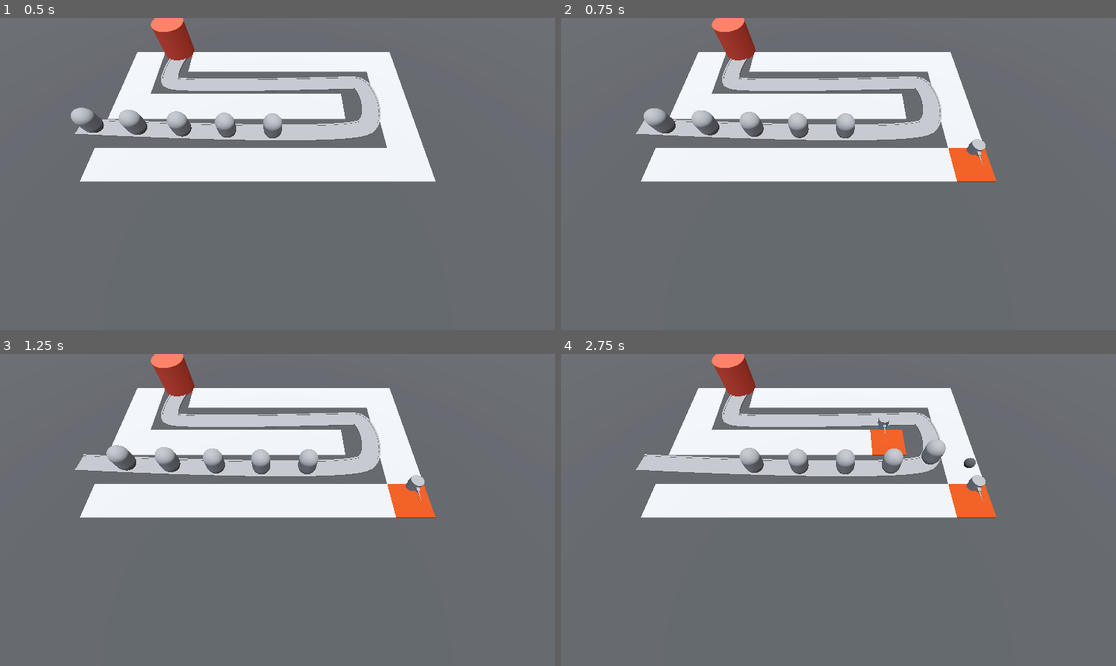
Above: before the commit, frames 1-4 (two rows, left to right).
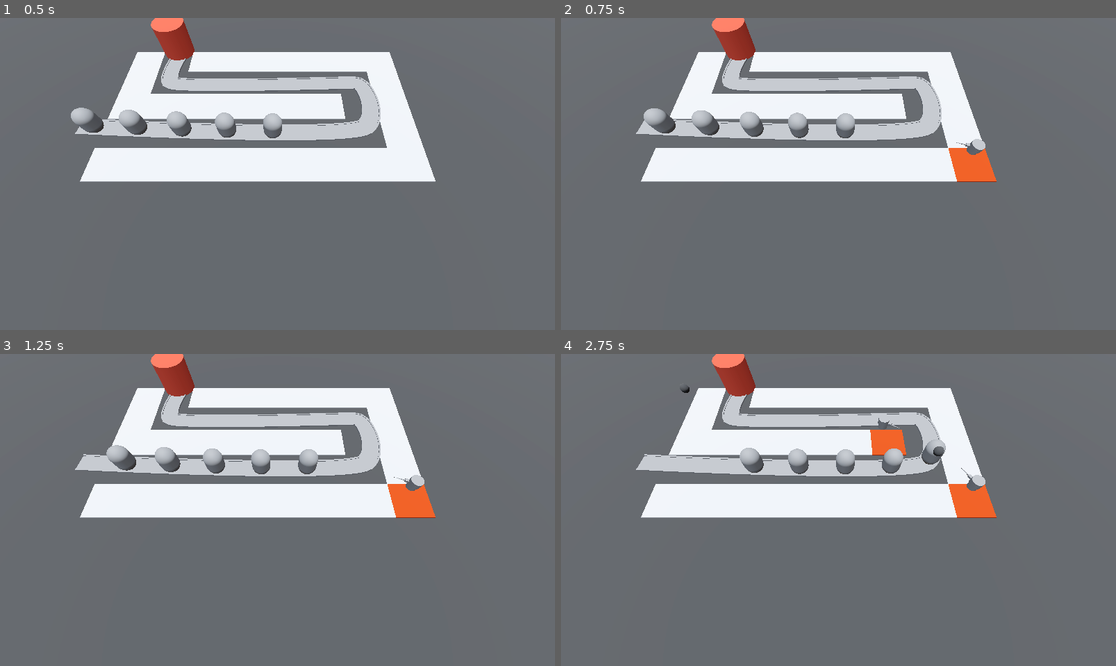
Above: after the commit, the same moments.

Repository: AlexanderMendivil/barbarian_blaster
Game: Godot game, scene res://BaseLevel.tscn
Same seed, same stepped clock (60 frames per second), same inputs: the game is played once before the commit and once after it.
Inputs (mouse positions are in pixels of both pictures, inside the frame that each line leads up to):
- Up to frame 1 (0.5 s): no input
- Up to frame 2 (0.75 s): move the mouse to (960, 158) at 0.52 s; click (960, 158) at 0.6 s
- Up to frame 3 (1.25 s): no input
- Up to frame 4 (2.75 s): move the mouse to (727, 525) at 1.27 s; click (727, 525) at 1.35 s; move the mouse to (894, 441) at 2.02 s; click (894, 441) at 2.1 s

Frame 1 is identical in both runs. In frame 2, less than 0.1% of the frame differs, in the area x 71-76%, y 39-47%; in frame 3, less than 0.1%; in frame 4, 0.2%, in the area x 21-76%, y 10-47%.

Commit message:
aim to the enemies

Diff:
--- a/BaseLevel.tscn
+++ b/BaseLevel.tscn
@@ -121,6 +121,7 @@
 [node name="Base" parent="." instance=ExtResource("3_bkals")]
 transform = Transform3D(1, 0, 0, 0, 1, 0, 0, 0, 1, -13.9362, 2.81641, -8.2)
 
-[node name="TurretManager" type="Node3D" parent="."]
+[node name="TurretManager" type="Node3D" parent="." node_paths=PackedStringArray("enemy_path")]
 script = ExtResource("5_jv8at")
 turret = ExtResource("6_x1pfu")
+enemy_path = NodePath("../Path3D")
--- a/TurretManager.gd
+++ b/TurretManager.gd
@@ -1,6 +1,7 @@
 extends Node3D
 
 @export var turret: PackedScene
+@export var enemy_path: Path3D
 
 func _process(delta):
 	pass
@@ -9,3 +10,4 @@
 	var new_turret = turret.instantiate()
 	add_child(new_turret)
 	new_turret.global_position = turret_position
+	new_turret.enemy_path = enemy_path
--- a/bullet/bullet.gd
+++ b/bullet/bullet.gd
@@ -2,7 +2,6 @@
 
 
 var direction := Vector3.FORWARD
-
 @export var speed := 30.0
 # Called when the node enters the scene tree for the first time.
 func _ready():
--- a/turret/turret.gd
+++ b/turret/turret.gd
@@ -2,6 +2,8 @@
 
 @onready var barrel: MeshInstance3D = $TurretBase/CannonBase/Barrel
 @export var projectile: PackedScene
+
+var enemy_path: Path3D
 func _ready():
 	pass
 
@@ -11,7 +13,13 @@
 	pass
 
 
+func _physics_process(delta):
+	var enemy = enemy_path.get_children().back()
+	look_at(enemy.global_position, Vector3.UP, true)
+
+
 func _on_timer_timeout():
 	var bullet = projectile.instantiate()
 	add_child(bullet)
 	bullet.global_position = barrel.global_position
+	bullet.direction = global_transform.basis.z
